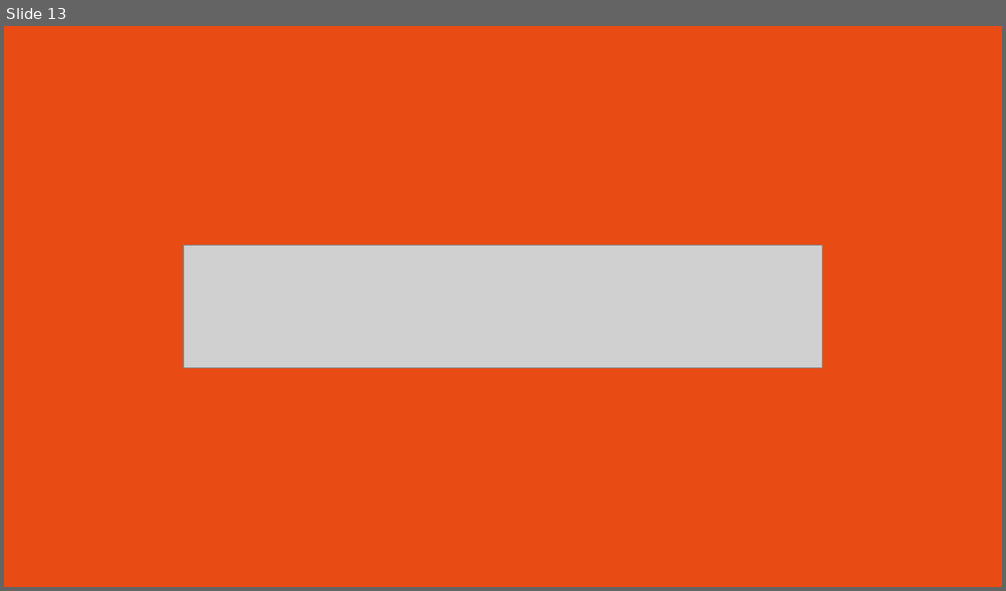
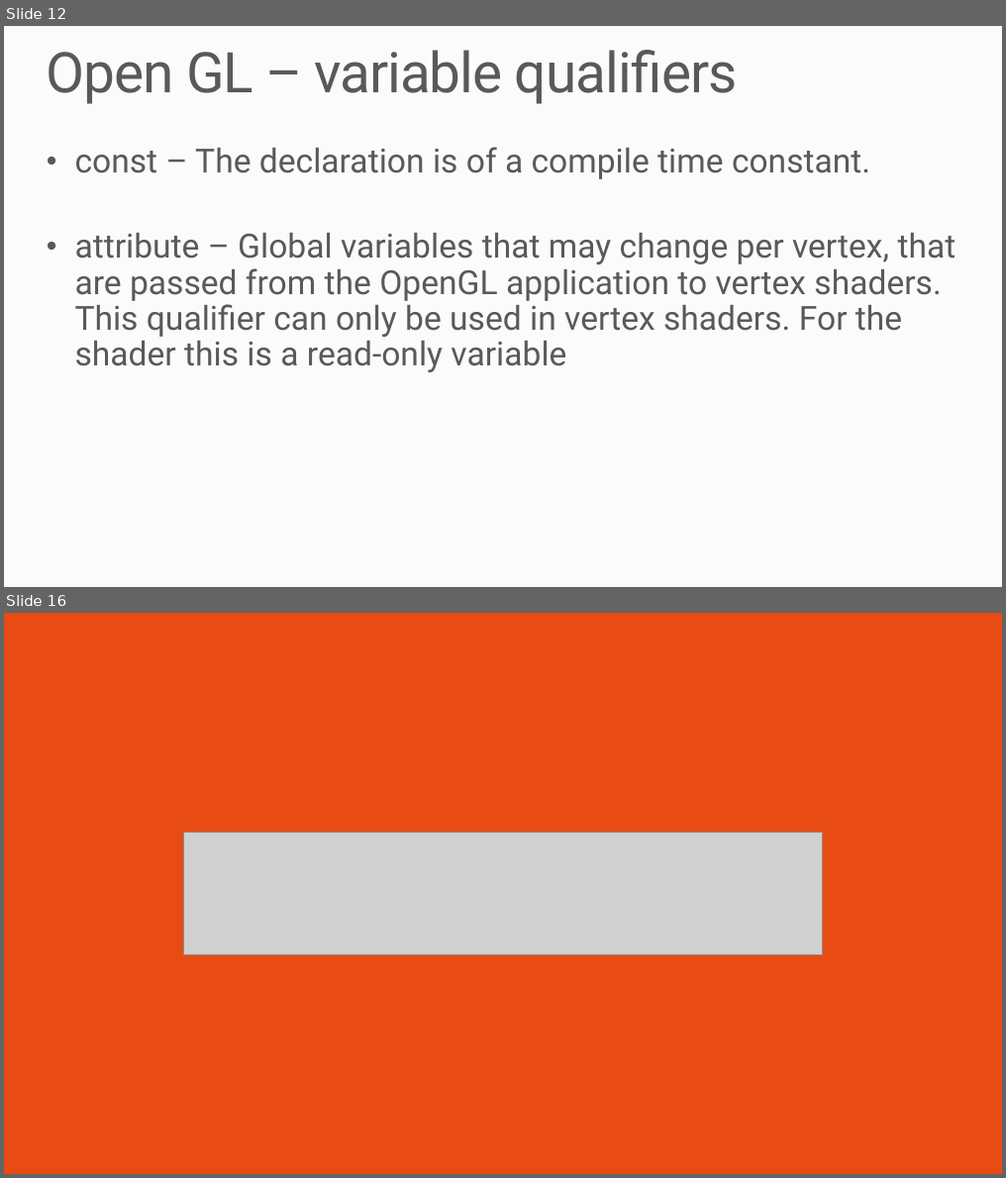
Before and after one commit to luka712/mscommunity_os_opentk, a slide deck: uvod u 3d programiranje.pptx. Shown one above the other, each under a label of ours: slide 13 before the commit, slides 12 and 16 after it; the slides between them are not shown. The pictures are 1006x591 and 1006x1178 pixels, drawn with LibreOffice and Linux fonts; fonts in the diff are those of the drawing; grey boxes stand for pictures. Boxes give left, top, right and bottom in pixels: in the first picture for what was removed or moved away, otherwise in the second. Text is boxed around its words. In the diff, an @@ line names an element or a change of style, - is before the commit and + after.

```diff
--- a/uvod u 3d programiranje.pptx
+++ b/uvod u 3d programiranje.pptx
@@ slide 12 added at box(4, 26, 1002, 587), background #FBFBFB @@
@@ title added at box(47, 50, 738, 104), 54 pt, text gradient #595959 to #404040 @@
+Open GL – variable qualifiers
@@ text added at box(75, 147, 956, 372), 32 pt, text gradient #595959 to #404040 @@
+• const – The declaration is of a compile time constant.
+• attribute – Global variables that may change per vertex, that are passed from the OpenGL application to vertex shaders. This qualifier can only be used in vertex shaders. For the shader this is a read-only variable
@@ what was slide 13 is now slide 16 @@
```
Also in this commit, not shown: 2 other slides added.
